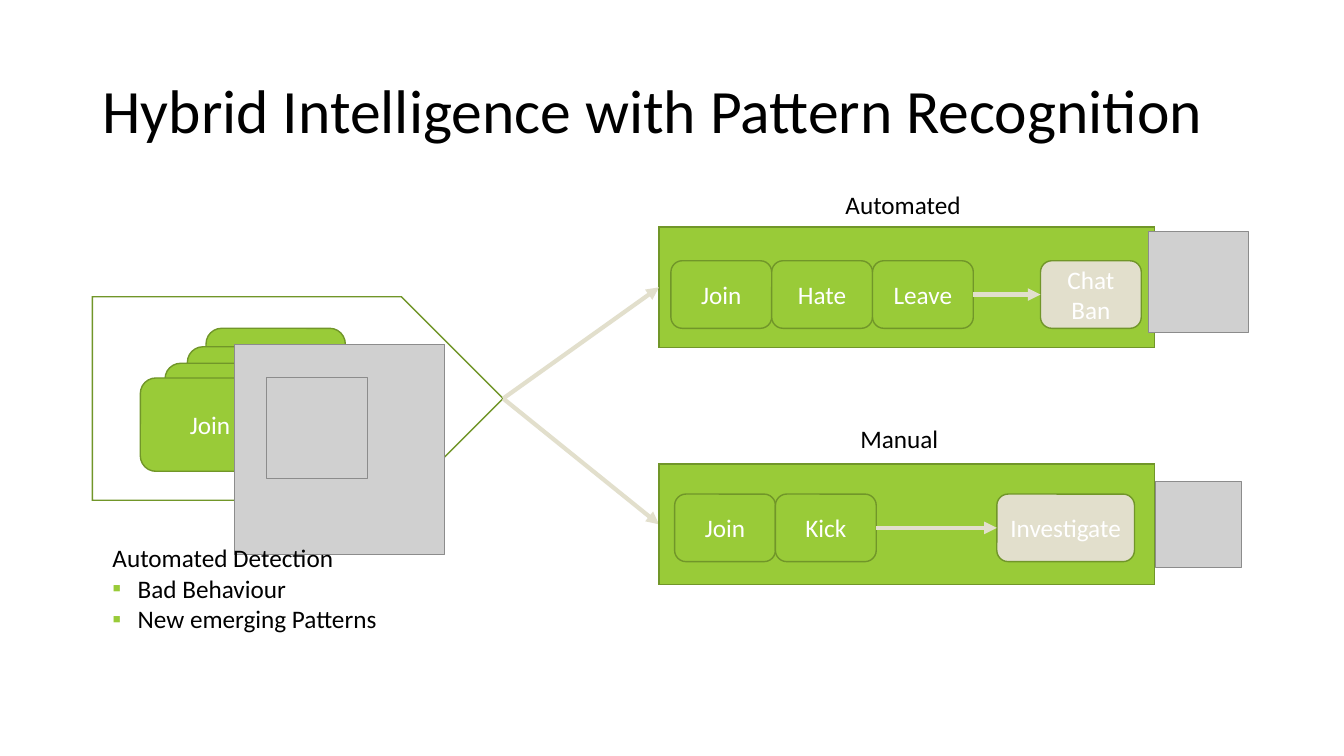
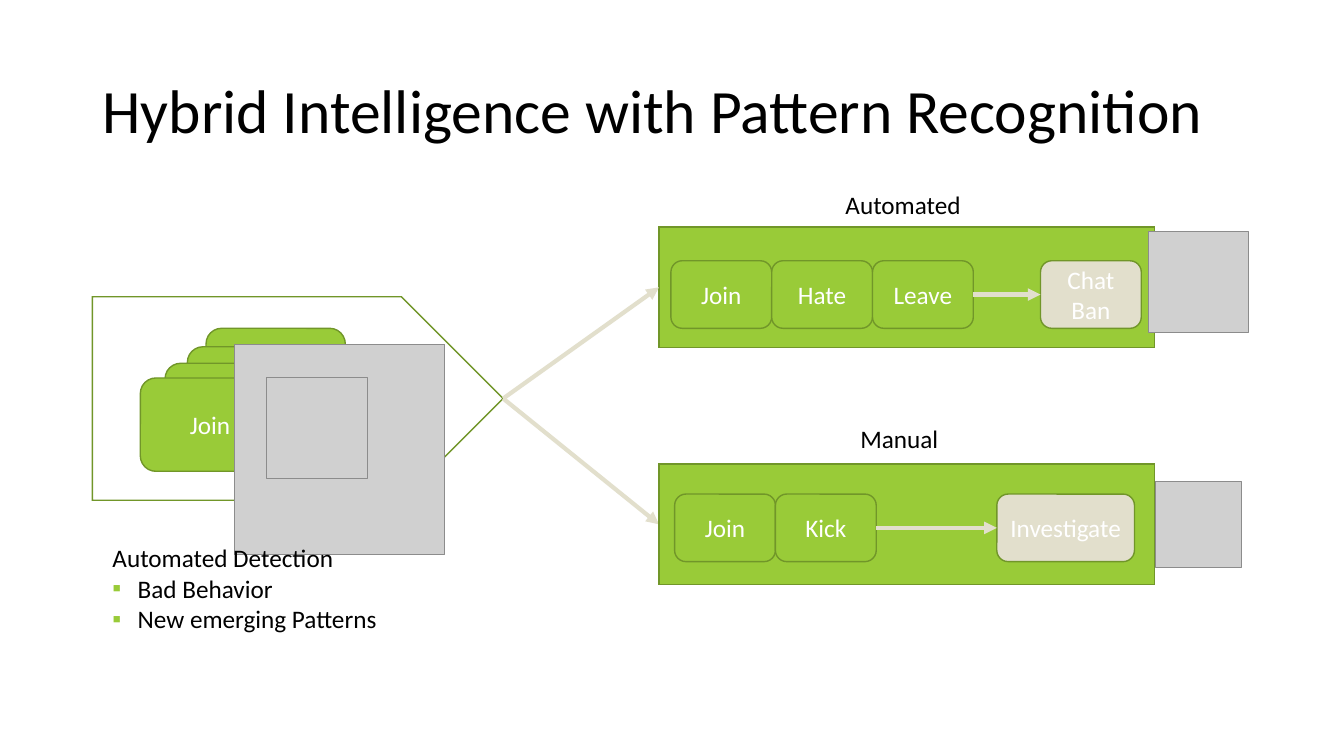
Before and after one commit to Tobias314/CantaloupeStartHack23, a slide deck: slide 9 of Supercell_Cantaloupe.pptx. Drawn at 1344x756 pixels with LibreOffice and Linux fonts; fonts in the diff are those of the drawing; grey boxes stand for pictures. Boxes give left, top, right and bottom in pixels: in the first picture for what was removed or moved away, otherwise in the second. Text is boxed around its words. In the diff, an @@ line names an element or a change of style, - is before the commit and + after.

Commit message:
pitch update

```diff
--- a/Supercell_Cantaloupe.pptx
+++ b/Supercell_Cantaloupe.pptx
@@ text at <box>138,580,272,598</box>: text changed @@
-  ▪ Bad Behaviour
+  ▪ Bad Behavior
```
Also in this commit, not shown: 1 other file.
